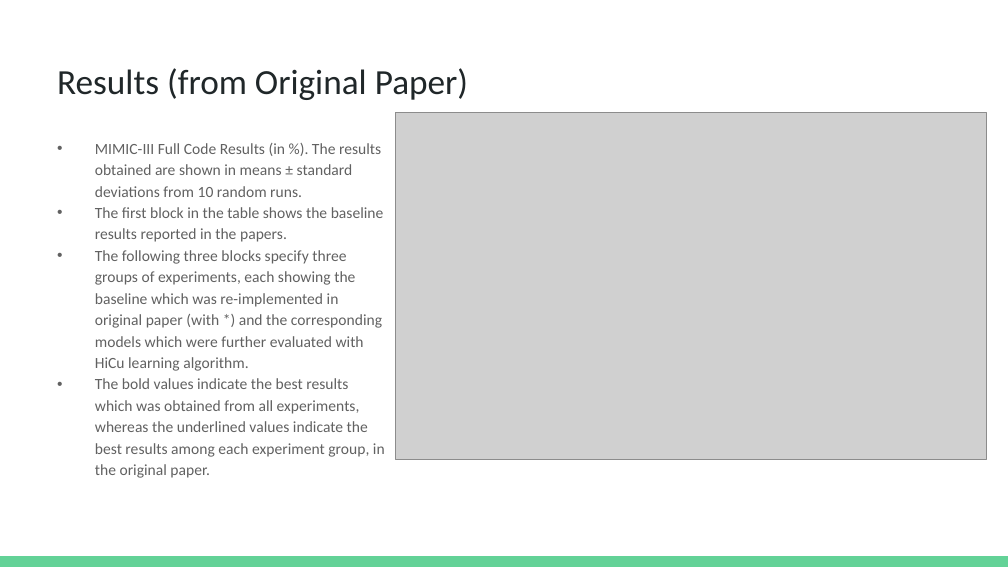
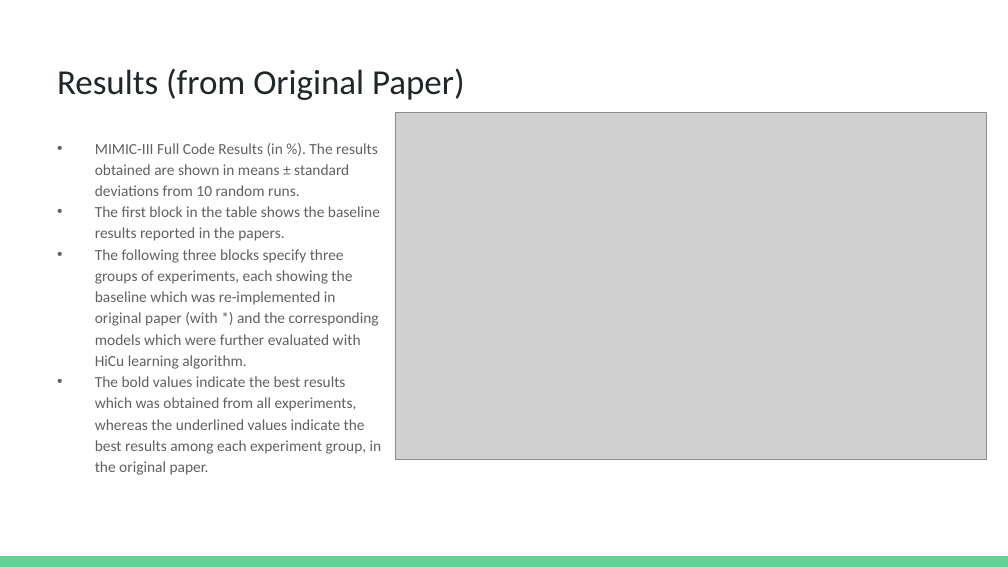
Before and after one commit to dbiswas0605/MCS-DS-CS598-DLH-HiCu, a slide deck: slide 7 of Presentation/CS598 DL4H Project Presentation.pptx. Drawn at 1008x567 pixels with LibreOffice and Linux fonts; fonts in the diff are those of the drawing; grey boxes stand for pictures. Boxes give left, top, right and bottom in pixels: in the first picture for what was removed or moved away, otherwise in the second. Text is boxed around its words. In the diff, an @@ line names an element or a change of style, - is before the commit and + after.

Commit message:
added results to ppt

```diff
--- a/Presentation/CS598 DL4H Project Presentation.pptx
+++ b/Presentation/CS598 DL4H Project Presentation.pptx
@@ title "Results (from Original Paper)" at (x1=57, y1=68, x2=465, y2=100): size 25.2 to 25 pt; indent changed @@
@@ text "MIMIC-III Full Code Results (in ..." at (x1=95, y1=143, x2=382, y2=475): size 11.1 to 11 pt @@
```
Also in this commit, not shown: 8 other slides changed, 4 slides added, 1 other file.
